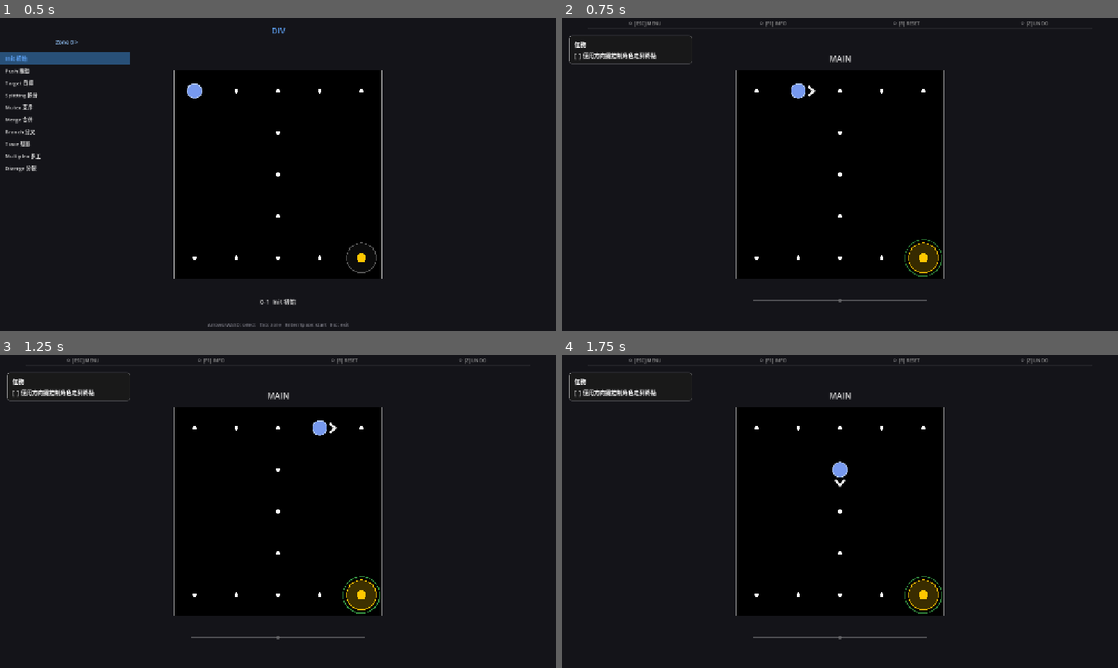
Above: before the commit, frames 1-4 (two rows, left to right).
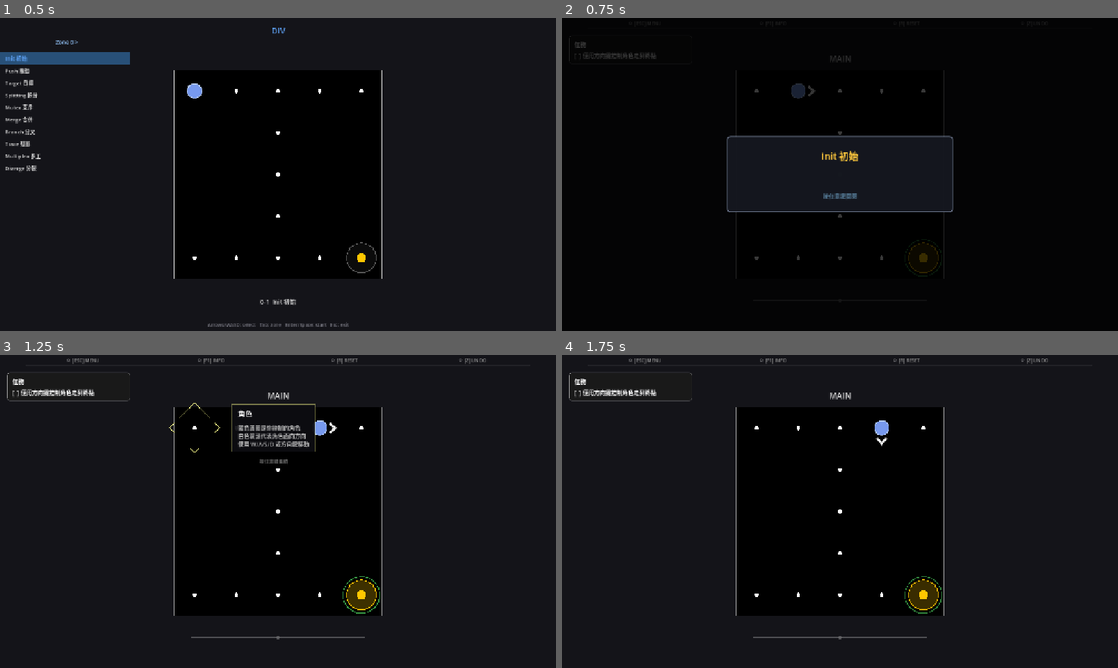
Above: after the commit, the same moments.

Repository: Periodev/DIV
Game: Godot game, scene res://scenes/main.tscn
Same seed, same stepped clock (60 frames per second), same inputs: the game is played once before the commit and once after it.
Inputs:
- Up to frame 1 (0.5 s): no input
- Up to frame 2 (0.75 s): tap Enter at 0.5 s; hold D from 0.53 s (still down); tap R at 0.6 s
- Up to frame 3 (1.25 s): keep holding D; tap Space at 0.77 s
- Up to frame 4 (1.75 s): release D at 1.28 s; hold S from 1.28 s (still down); tap Z at 1.35 s; tap Space at 1.52 s

Frame 1 is identical in both runs. In frame 2, 11% of the frame differs, in the area x 1-96%, y 1-91%; in frame 3, 0.9%; in frame 4, 0.3%.

Commit message:
Restore auto level intro overlay and add charge spotlight tutorial

Diff:
--- a/godot/scripts/GameScene.gd
+++ b/godot/scripts/GameScene.gd
@@ -60,6 +60,7 @@
 var tutorial: TutorialController = TutorialController.new()
 var _spotlight: Control = null
 var _pending_spotlight: Array = []
+var _desc_close_unlock_ms: int = 0
 const DEBUG_VICTORY := true
 
 
@@ -133,10 +134,7 @@
 	hint_overlay.clear_overlay()
 	if _desc_overlay != null:
 		_desc_overlay.hide_desc()
-		var objective: String = level_dict.get("objective", "")
-		if objective != "":
-			var level_name: String = str(level_dict.get("name", ""))
-			_desc_overlay.show_desc(level_name, objective)
+		_show_level_desc()
 
 	merge_preview_active  = false
 	merge_preview_progress = 0.0
@@ -324,7 +322,9 @@
 
 	# F1: toggle level description overlay (intercepts all other input while open).
 	if _desc_overlay != null and _desc_overlay.visible:
-		if key_event.pressed:
+		if key_event.pressed and not key_event.echo:
+			if Time.get_ticks_msec() < _desc_close_unlock_ms:
+				return
 			_desc_overlay.hide_desc()
 		return
 	if key == KEY_F1:
@@ -687,6 +687,8 @@
 		str(level_dict.get("name", "")),
 		str(level_dict.get("objective", ""))
 	)
+	# Prevent the same key event that opened/entered level from instantly dismissing.
+	_desc_close_unlock_ms = Time.get_ticks_msec() + 120
 
 
 func _set_peek_floor_mode(enabled: bool) -> void:
--- a/godot/scripts/TutorialController.gd
+++ b/godot/scripts/TutorialController.gd
@@ -78,6 +78,14 @@
 			"type": Enums.TerrainType.SWITCH,
 			"title": "目標",
 			"lines": ["灰色菱形框，啟動點", "將核心推進目標格可啟動", "所有目標啟動後，終點開啟"]
+		}
+	],
+	"charge_intro": [
+		{
+			"domain": "terrain",
+			"type": Enums.TerrainType.BRANCH1,
+			"title": "分裂點",
+			"lines": ["綠色圓點是分裂點", "走到分裂點可獲得充能", "充能可增加可分裂次數"]
 		}
 	],
 }
